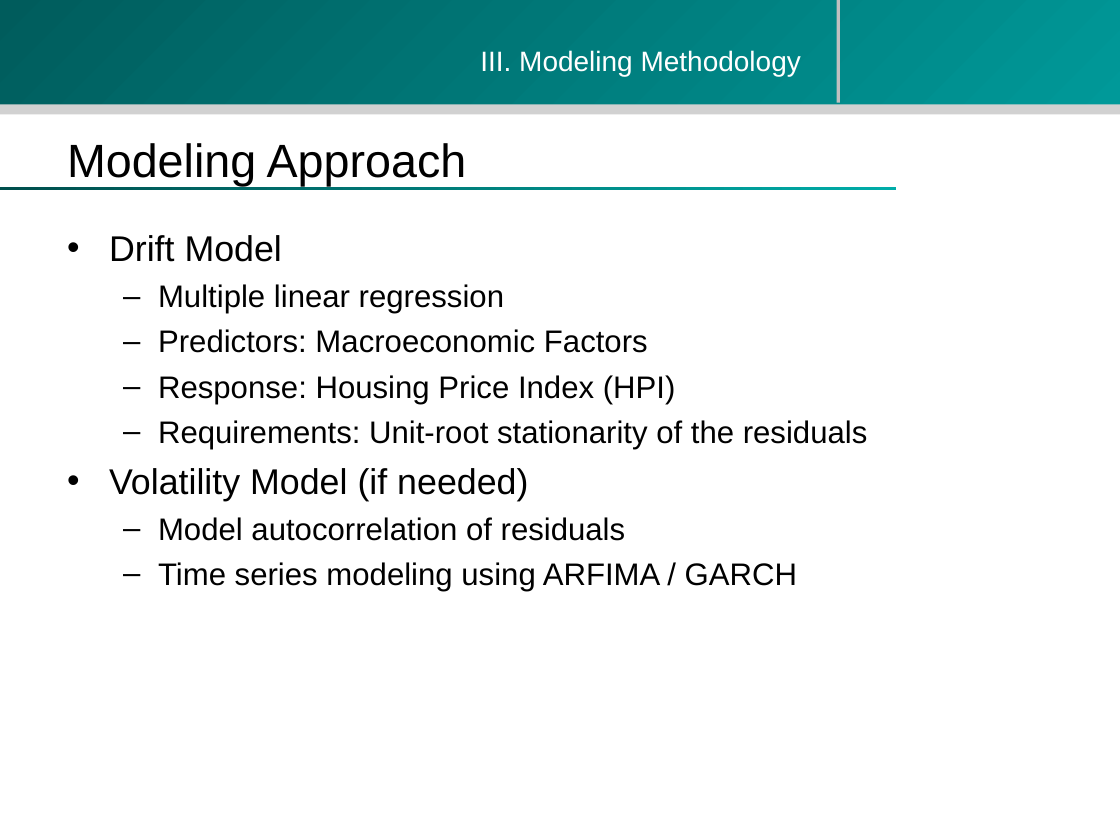
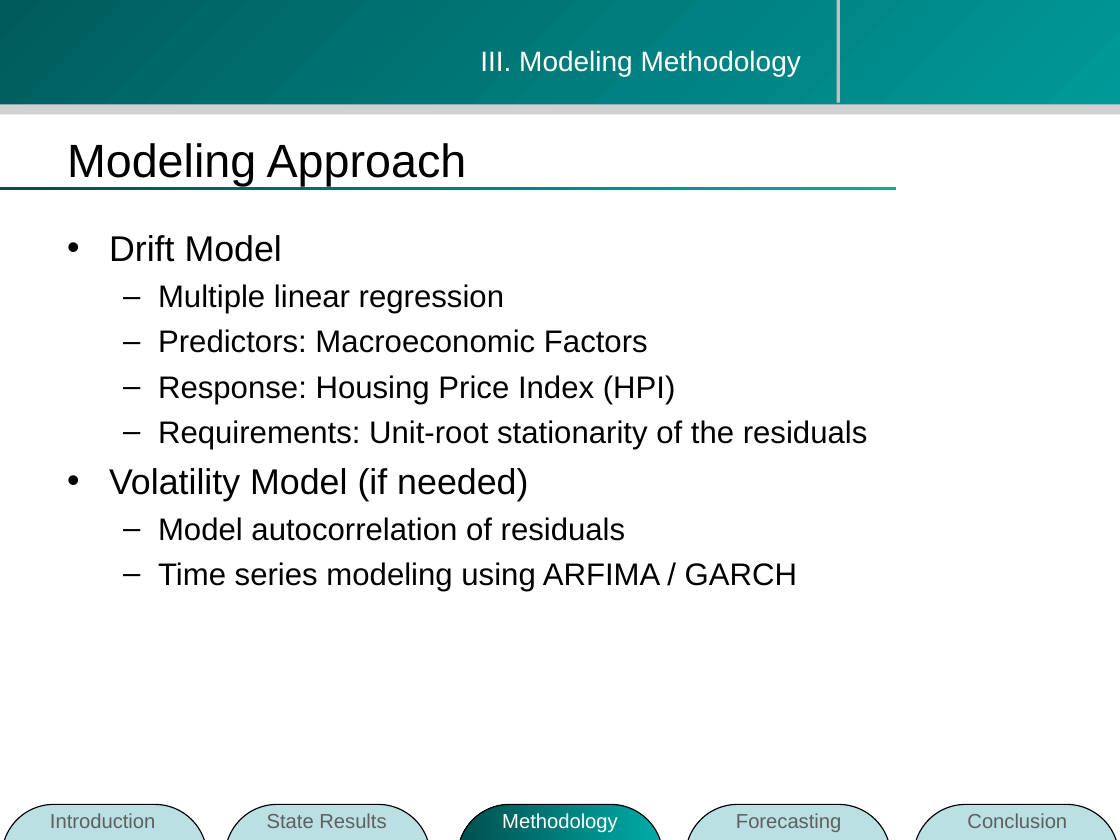
Before and after one commit to zhouzhenghui/svnrepository, a slide deck: slide 18 of SVNRepository/Presentation/M.Eng Final Presentation-take2.ppt (slide 14 before the commit). Drawn at 1120x840 pixels with LibreOffice and Linux fonts; fonts in the diff are those of the drawing; background and template pictures are left out. Boxes give left, top, right and bottom in pixels: in the first picture for what was removed or moved away, otherwise in the second. Text is boxed around its words. In the diff, an @@ line names an element or a change of style, - is before the commit and + after.

```diff
--- a/SVNRepository/Presentation/M.Eng Final Presentation-take2.ppt
+++ b/SVNRepository/Presentation/M.Eng Final Presentation-take2.ppt
@@ group added at (2,804,1119,840): 5 rounded rectangles, 5 texts @@
+Introduction
+State Results
+Methodology
+Forecasting
+Conclusion
```
Also in this commit, not shown: 6 other slides changed, 9 slides added.
